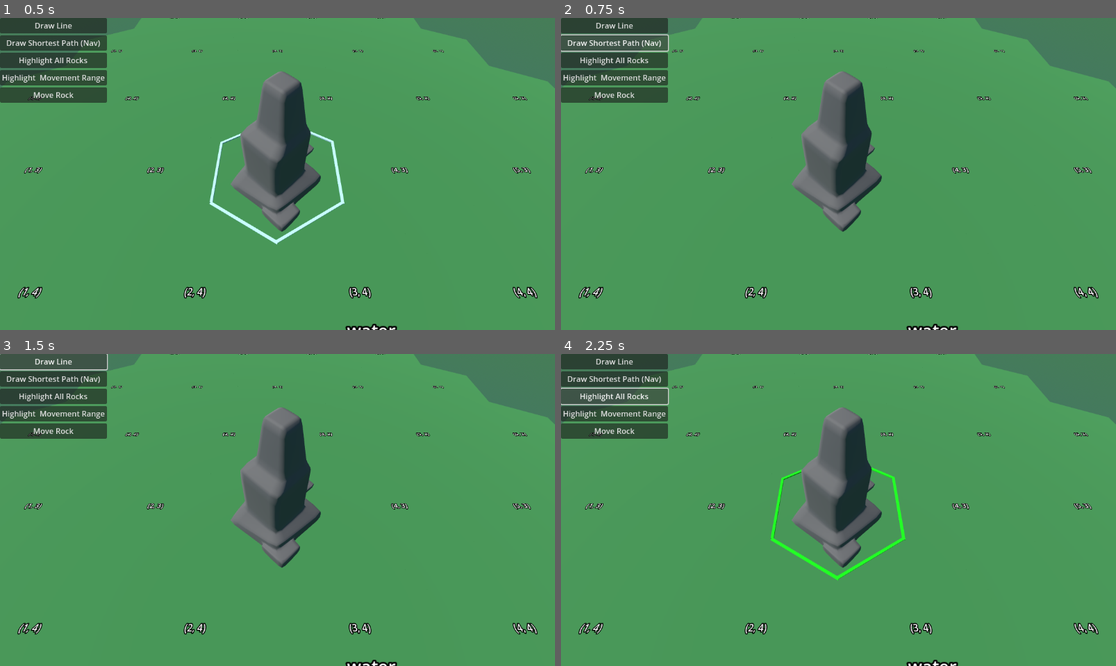
Above: before the commit, frames 1-4 (two rows, left to right).
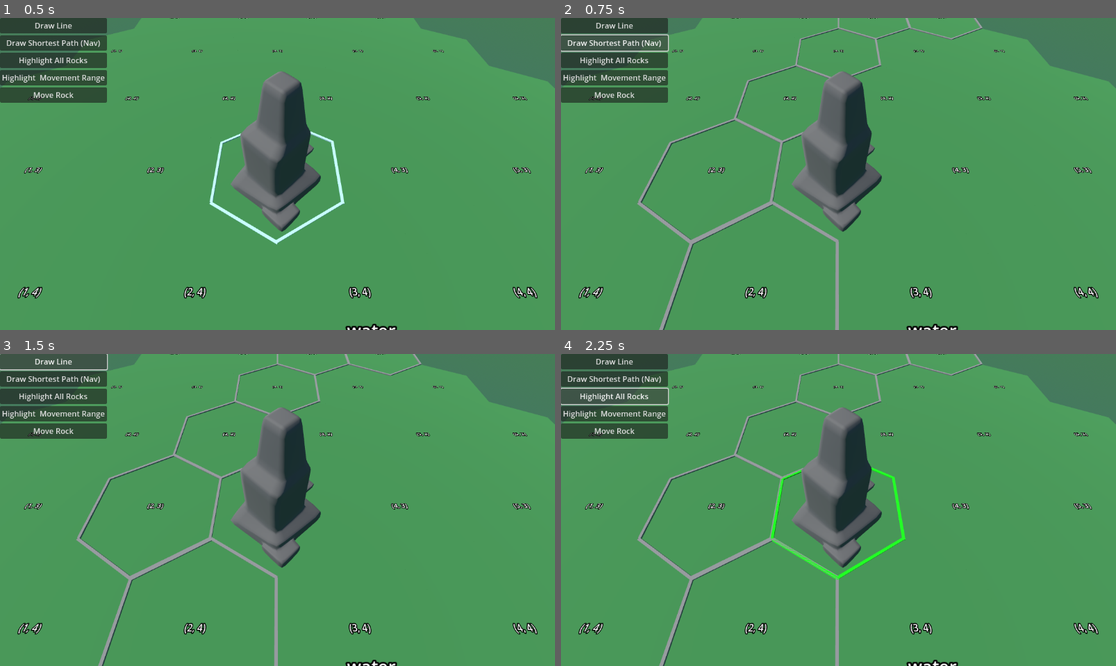
Above: after the commit, the same moments.

Repository: nheeb/spell-tactics
Game: Godot game, scene res://Logic/Main.tscn
Two runs of this game, one before a commit and one after it. Both use one fixed random seed, a clock stepped at 60 frames per second and the inputs below.
Inputs:
- Up to frame 1 (0.5 s): no input
- Up to frame 2 (0.75 s): click "Draw Shortest Path (Nav)" at 0.5 s
- Up to frame 3 (1.5 s): click "Draw Line" at 1.25 s
- Up to frame 4 (2.25 s): click "Highlight All Rocks" at 2 s

Frame 1 is identical in both runs. In frame 2, 2.0% of the frame differs, in the area x 13-76%, y 0-100%; in frame 3, 2.0%; in frame 4, 1.9%.

Commit message:
added visualisation for path finding.

Diff:
--- a/Prototype/Prototyping.gd
+++ b/Prototype/Prototyping.gd
@@ -29,6 +29,9 @@
 func _on_nav_button_pressed() -> void:
 	var search = $Level.search(Vector2i(0, 6), Vector2i(6, 0))
 	search.execute()
+	if search.path_found:
+		for location in search.path:
+			$Level.tiles[location.x][location.y].set_highlight(Highlight.Type.Movement, true)
 	print(search.path)
 
 @onready var mouse_ray := %MouseRaycast
Not shown: 1 places in Prototype/Prototyping.tscn that only renumber resources
